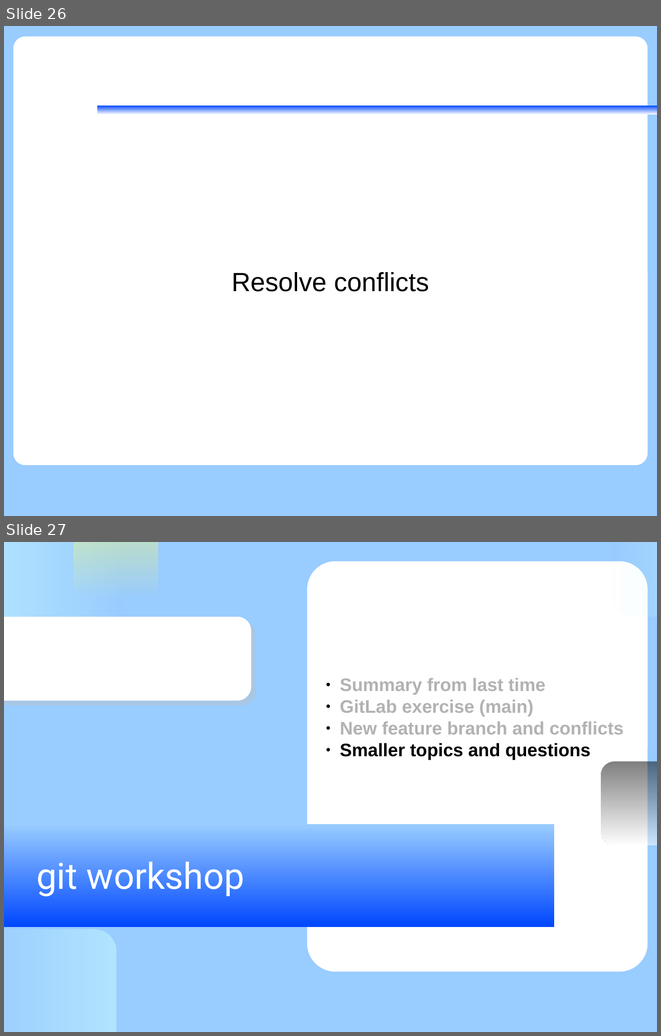
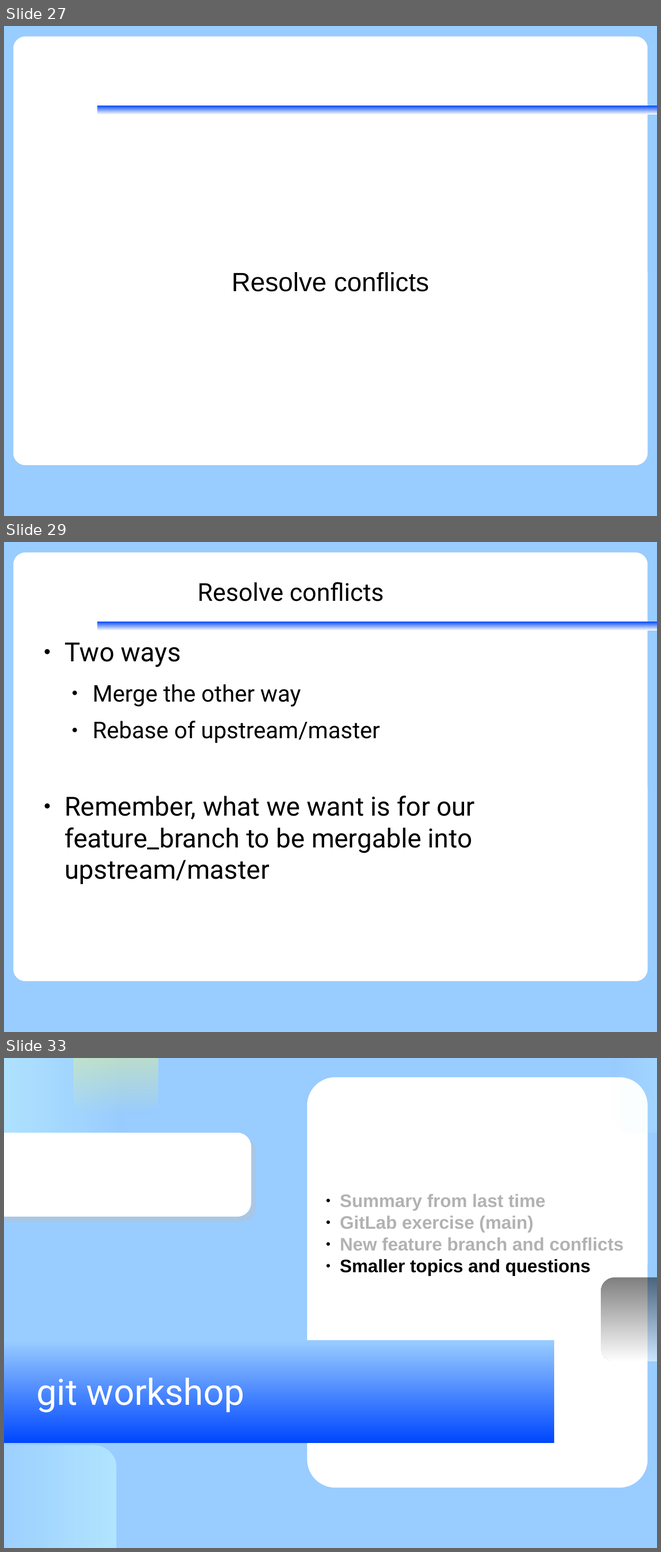
Before and after one commit to KennethNielsen/presentations, a slide deck: gitworkshop/gitworkshop.odp. Shown one above the other, each under a label of ours: slides 26 and 27 before the commit, slides 27, 29 and 33 after it; the slides between them are not shown. The pictures are 661x1036 and 661x1552 pixels, drawn with LibreOffice and Linux fonts; fonts in the diff are those of the drawing; background and template pictures are left out. Boxes give left, top, right and bottom in pixels: in the first picture for what was removed or moved away, otherwise in the second. Text is boxed around its words. In the diff, an @@ line names an element or a change of style, - is before the commit and + after.

```diff
--- a/gitworkshop/gitworkshop.odp
+++ b/gitworkshop/gitworkshop.odp
@@ slide 29 added at <box>4,542,657,1032</box>, background #99CCFF; not listed: 2 template elements that a slide beside it also shows @@
@@ title added at <box>197,582,384,601</box>, 30 pt, text #000000 @@
+Resolve conflicts
@@ text added at <box>64,642,475,884</box>, 32 pt, text #000000 @@
+● Two ways
+  ● Merge the other way
+  ● Rebase of upstream/master
+● Remember, what we want is for our feature_branch to be mergable into upstream/master
@@ what was slide 26 is now slide 27 @@
@@ what was slide 27 is now slide 33 @@
```
Also in this commit, not shown: 2 slides changed, 14 other slides added, 2 other files.
